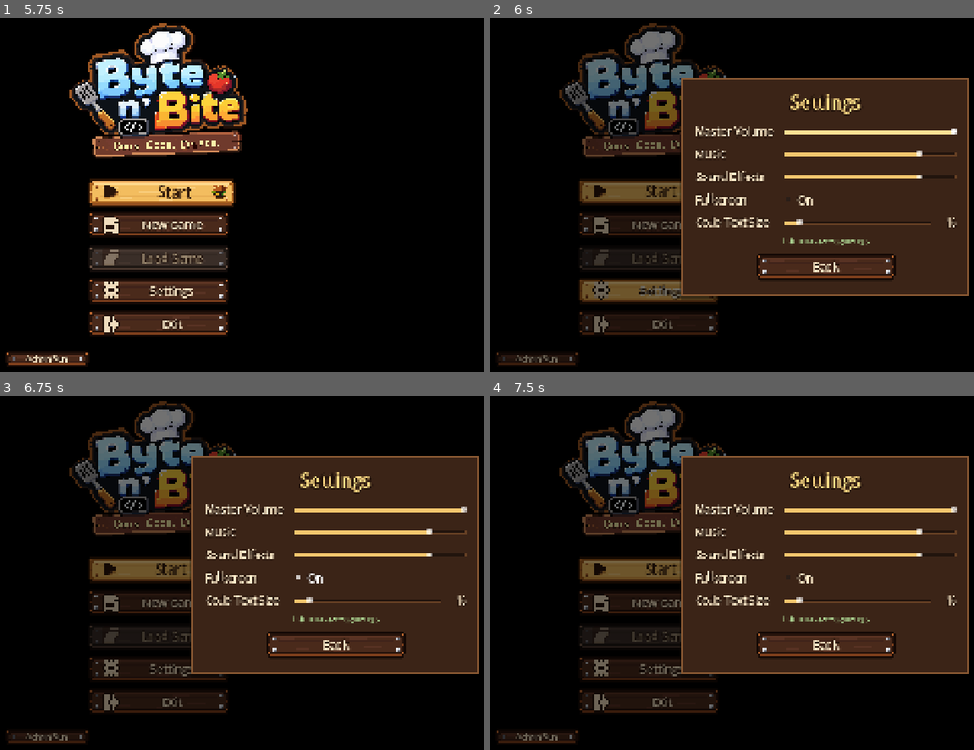
Above: before the commit, frames 1-4 (two rows, left to right).
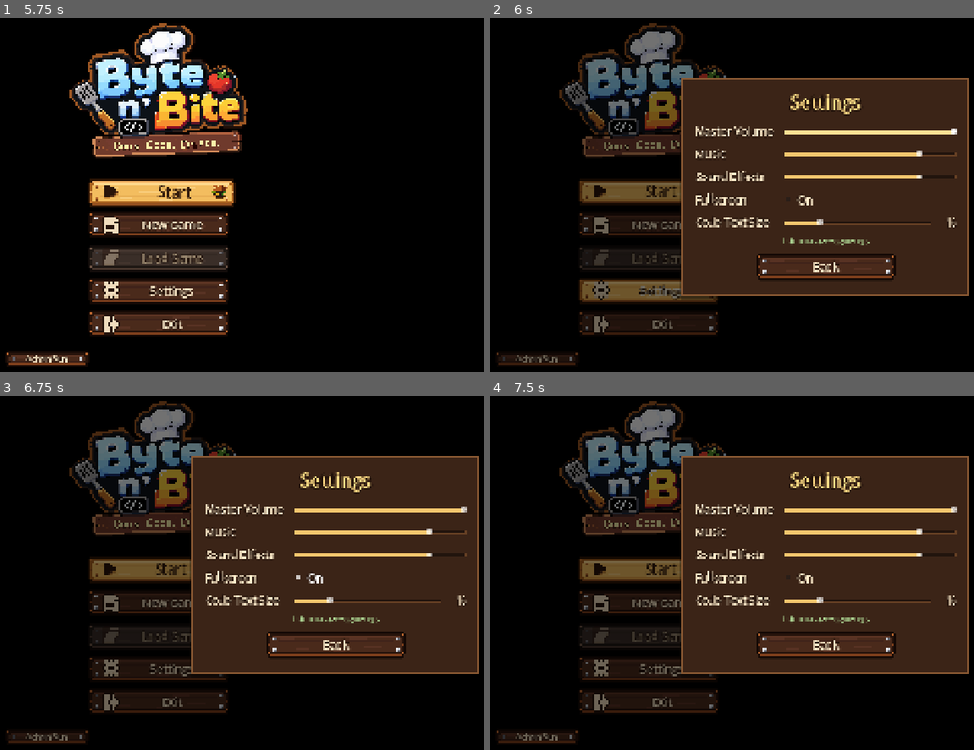
Above: after the commit, the same moments.

Repository: cgpatz/Byte-n-Bite
Game: Godot game, scene res://scenes/main_menu/MainMenu.tscn
Same seed, same stepped clock (60 frames per second), same inputs: the game is played once before the commit and once after it. Video files are missing from this copy of the repository; at most half a second of black plays in their place.
Inputs (mouse positions are in pixels of both pictures, inside the frame that each line leads up to):
- Up to frame 1 (5.75 s): click "Start" at 0.5 s; click (333, 156) at 1.27 s; type "Alex" at 1.35 s; click (333, 198) at 1.5 s; type "Alex" at 1.58 s; click "Start" at 2 s; click "New Game" at 2.75 s; click "New Game" at 3.5 s; click "Admin Run" at 4.25 s; click "Back" at 5 s
- Up to frame 2 (6 s): click "Settings" at 5.75 s
- Up to frame 3 (6.75 s): click "On" at 6.5 s
- Up to frame 4 (7.5 s): tap Enter at 7.25 s; move the mouse to (973, 544) at 7.27 s; hold D (move_right) from 7.28 s (still down); tap 0 at 7.35 s; click (973, 544) at 7.42 s

Frame 1 is identical in both runs. In frame 2, less than 0.1% of the frame differs, in the area x 63-69%, y 56-59%; in frame 3, less than 0.1%; in frame 4, less than 0.1%.

Commit message:
Code editor zoom: Ctrl + mouse wheel, Ctrl +/-, Ctrl+0 reset
Co-Authored-By: Claude Opus 5.5 <noreply@anthropic.com>
Claude-Session: https://claude.ai/code/session_01NeiSajwQCLTWBjc7kvo1js

Diff:
--- a/scenes/ui/programming_panel/programming_panel.gd
+++ b/scenes/ui/programming_panel/programming_panel.gd
@@ -59,6 +59,8 @@
 	close_button.pressed.connect(close)
 	SettingsManager.changed.connect(_apply_font_size)
 	code_edit.text_changed.connect(_on_code_changed)
+	code_edit.gui_input.connect(_on_code_zoom_input)
+	code_edit.tooltip_text = "Ctrl + mouse wheel: bigger / smaller code (Ctrl+0 resets)"
 	_build_library_drawer()
 	_setup_floating()
 	_build_upgrade_button()
@@ -121,6 +123,74 @@
 
 func _apply_font_size() -> void:
 	code_edit.add_theme_font_size_override("font_size", SettingsManager.code_font_size)
+
+
+## Code text size: Ctrl + mouse wheel (or Ctrl + = / Ctrl + - , Ctrl + 0 resets).
+## Saved in Settings like the Code font size slider.
+const CODE_SIZE_MIN := 10
+const CODE_SIZE_MAX := 36
+const CODE_SIZE_DEFAULT := 16
+var _zoom_label: Label
+var _zoom_tween: Tween
+
+
+func _on_code_zoom_input(e: InputEvent) -> void:
+	var step := 0
+	if e is InputEventMouseButton and e.pressed and e.ctrl_pressed:
+		if e.button_index == MOUSE_BUTTON_WHEEL_UP:
+			step = 1
+		elif e.button_index == MOUSE_BUTTON_WHEEL_DOWN:
+			step = -1
+	elif e is InputEventKey and e.pressed and e.ctrl_pressed and not e.shift_pressed:
+		match e.keycode:
+			KEY_EQUAL, KEY_PLUS, KEY_KP_ADD:
+				step = 1
+			KEY_MINUS, KEY_KP_SUBTRACT:
+				step = -1
+			KEY_0, KEY_KP_0:
+				_set_code_size(CODE_SIZE_DEFAULT)
+				code_edit.accept_event()
+				return
+	if step == 0:
+		return
+	code_edit.accept_event()
+	_set_code_size(SettingsManager.code_font_size + step)
+
+
+func _set_code_size(v: int) -> void:
+	v = clampi(v, CODE_SIZE_MIN, CODE_SIZE_MAX)
+	if v != SettingsManager.code_font_size:
+		SettingsManager.code_font_size = v
+		SettingsManager.save_settings()
+		SettingsManager.changed.emit()
+	_show_zoom(v)
+
+
+func _show_zoom(v: int) -> void:
+	if _zoom_label == null:
+		_zoom_label = Label.new()
+		_zoom_label.add_theme_font_size_override("font_size", 16)
+		_zoom_label.add_theme_color_override("font_color", Color(1, 0.88, 0.6))
+		var sb := StyleBoxFlat.new()
+		sb.bg_color = Color(0, 0, 0, 0.7)
+		sb.set_corner_radius_all(6)
+		sb.content_margin_left = 10
+		sb.content_margin_right = 10
+		sb.content_margin_top = 4
+		sb.content_margin_bottom = 4
+		_zoom_label.add_theme_stylebox_override("normal", sb)
+		_zoom_label.mouse_filter = Control.MOUSE_FILTER_IGNORE
+		code_edit.add_child(_zoom_label)
+	_zoom_label.text = "Code size %d  (Ctrl+0 resets)" % v
+	_zoom_label.reset_size()
+	_zoom_label.position = Vector2(code_edit.size.x - _zoom_label.size.x - 24, 8)
+	_zoom_label.modulate.a = 1.0
+	_zoom_label.show()
+	if _zoom_tween:
+		_zoom_tween.kill()
+	_zoom_tween = create_tween()
+	_zoom_tween.tween_interval(1.0)
+	_zoom_tween.tween_property(_zoom_label, "modulate:a", 0.0, 0.4)
 
 
 func open(for_staff: Staff) -> void:
--- a/scenes/ui/settings/Settings.tscn
+++ b/scenes/ui/settings/Settings.tscn
@@ -117,9 +117,9 @@
 layout_mode = 2
 size_flags_horizontal = 3
 size_flags_vertical = 4
-min_value = 14.0
+min_value = 10.0
 max_value = 36.0
-step = 2.0
+step = 1.0
 value = 20.0
 
 [node name="CodeSizeValue" type="Label" parent="Panel/VBox/Grid/CodeSizeRow"]
